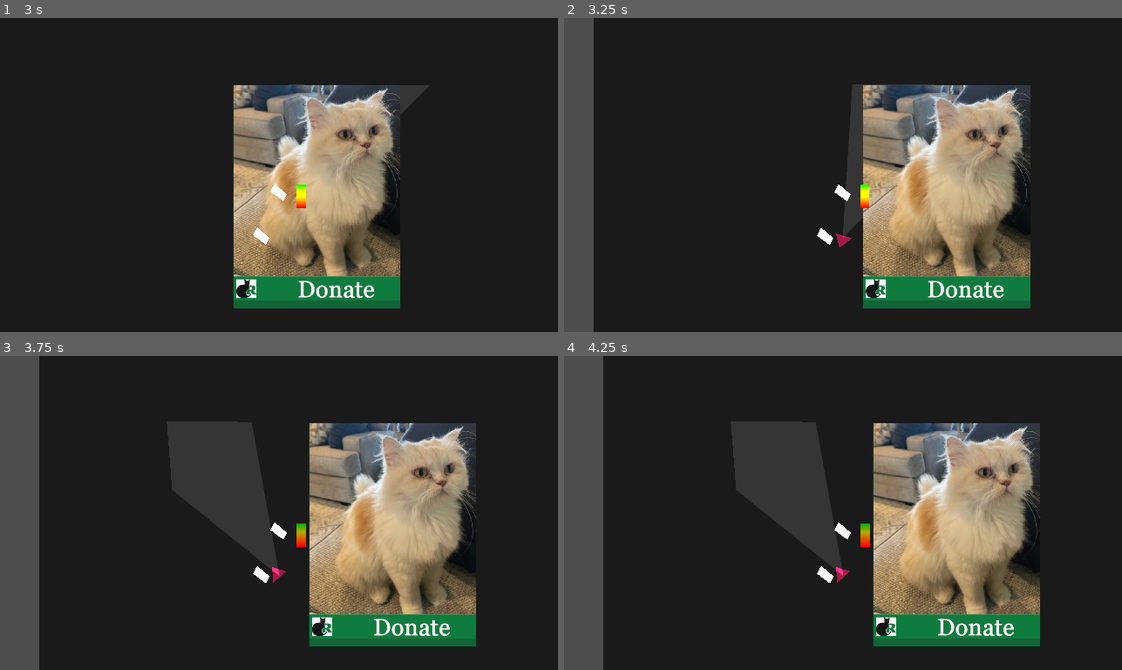
Above: before the commit, frames 1-4 (two rows, left to right).
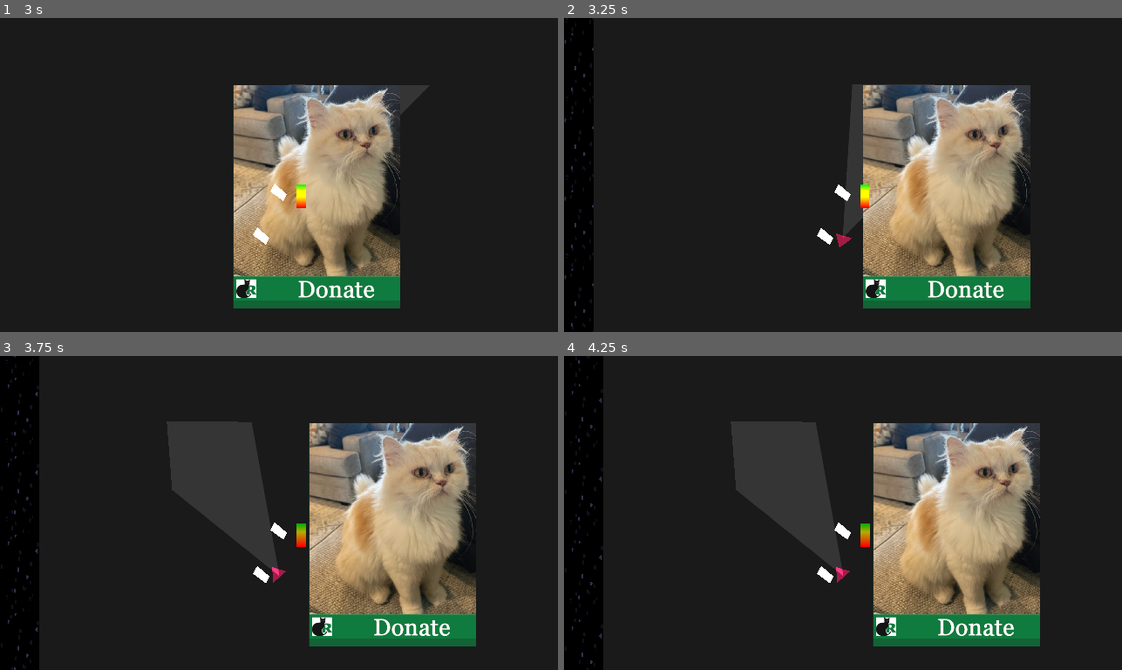
Above: after the commit, the same moments.

Repository: Parker-Vetter/SubwayUnderSea
Game: Godot game, scene res://Scenes/test_scene.tscn
Same seed, same stepped clock (60 frames per second), same inputs: the game is played once before the commit and once after it.
Inputs (mouse positions are in pixels of both pictures, inside the frame that each line leads up to):
- Up to frame 1 (3 s): move the mouse to (167, 196) at 0.52 s; press the mouse at (167, 196) at 0.53 s; hold W (up) 0.53-2.03 s; tap Enter at 1.25 s; move the mouse to (446, 222) at 1.27 s; release the mouse at (446, 222) at 1.28 s; click (446, 222) at 1.35 s; tap R (restart) at 2 s; move the mouse to (111, 127) at 2.02 s; press the mouse at (111, 127) at 2.03 s; hold A (left) from 2.03 s (still down); move the mouse to (306, 175) at 2.77 s; release the mouse at (306, 175) at 2.78 s; click (306, 175) at 2.85 s
- Up to frame 2 (3.25 s): keep holding A (left)
- Up to frame 3 (3.75 s): move the mouse to (195, 434) at 3.52 s; release A (left) at 3.53 s; press the mouse at (195, 434) at 3.53 s; hold S (down) from 3.53 s (still down)
- Up to frame 4 (4.25 s): keep holding S (down)

Frame 1 is identical in both runs. In frame 2, 5.3% of the frame differs, in the area x 0-6%, y 0-100%; in frame 3, 7.0%, in the area x 0-8%, y 0-100%; in frame 4, 7.0%.

Commit message:
Parallax Background

Diff:
--- a/subwaysea/Scenes/test_scene.tscn
+++ b/subwaysea/Scenes/test_scene.tscn
@@ -1,6 +1,8 @@
 [gd_scene load_steps=14 format=3 uid="uid://dn0mkea57a3cw"]
 
 [ext_resource type="PackedScene" uid="uid://cc0kb5tbuiykm" path="res://Scenes/player.tscn" id="1_eeyxp"]
+[ext_resource type="Texture2D" uid="uid://c6gm2uw0xbpr4" path="res://assets/bottom_bubbles.png" id="1_qtfo6"]
+[ext_resource type="Texture2D" uid="uid://c4vjbsqie46d8" path="res://assets/top_bubbles.png" id="2_jox0j"]
 [ext_resource type="PackedScene" uid="uid://bjcgghhh053jy" path="res://Scenes/oxygenSystem.tscn" id="2_lhl1p"]
 [ext_resource type="PackedScene" uid="uid://beb14gfytx36" path="res://Scenes/PlayerOxyTank.tscn" id="3_xpj87"]
 [ext_resource type="Script" path="res://Scripts/playerUIFollow.gd" id="4_v31gu"]
@@ -33,6 +35,49 @@
 point_count = 2
 
 [node name="Node2D" type="Node2D"]
+
+[node name="Parallax Background" type="Node2D" parent="."]
+
+[node name="Exterior Background" type="Polygon2D" parent="Parallax Background"]
+z_index = -1
+color = Color(0, 0, 0, 1)
+polygon = PackedVector2Array(-744, -224, 2656, -208, 2656, 1712, -728, 1768)
+
+[node name="ParallaxBack" type="Parallax2D" parent="Parallax Background"]
+z_index = -1
+scroll_scale = Vector2(0.4, 0.4)
+repeat_size = Vector2(160, 90)
+autoscroll = Vector2(0, 8)
+repeat_times = 6
+
+[node name="Sprite2D" type="Sprite2D" parent="Parallax Background/ParallaxBack"]
+modulate = Color(1, 1, 1, 0.478431)
+light_mask = 2
+visibility_layer = 2
+position = Vector2(240, 120)
+scale = Vector2(0.25, 0.25)
+texture = ExtResource("1_qtfo6")
+centered = false
+
+[node name="ParallaxFront" type="Parallax2D" parent="Parallax Background"]
+z_index = -1
+scroll_scale = Vector2(0.7, 0.7)
+repeat_size = Vector2(160, 90)
+autoscroll = Vector2(0, 15)
+repeat_times = 6
+
+[node name="Sprite2D" type="Sprite2D" parent="Parallax Background/ParallaxFront"]
+light_mask = 2
+visibility_layer = 2
+position = Vector2(240, 120)
+scale = Vector2(0.25, 0.25)
+texture = ExtResource("2_jox0j")
+centered = false
+
+[node name="Interior Background" type="Polygon2D" parent="Parallax Background"]
+z_index = -1
+color = Color(0.144063, 0.144063, 0.144063, 1)
+polygon = PackedVector2Array(0, 328, 1768, 344, 1776, 656, 2248, 648, 2232, 1040, 1664, 1232, 1680, 1312, 992, 1320, 944, 1088, 64, 1088, 8, 992)
 
 [node name="Floor" type="StaticBody2D" parent="."]
 position = Vector2(626, 599)
Binary file added: subwaysea/assets/bottom_bubbles.png
Not shown, added: subwaysea/assets/bottom_bubbles.png.import
Binary file added: subwaysea/assets/top_bubbles.png
Not shown, added: subwaysea/assets/top_bubbles.png.import
